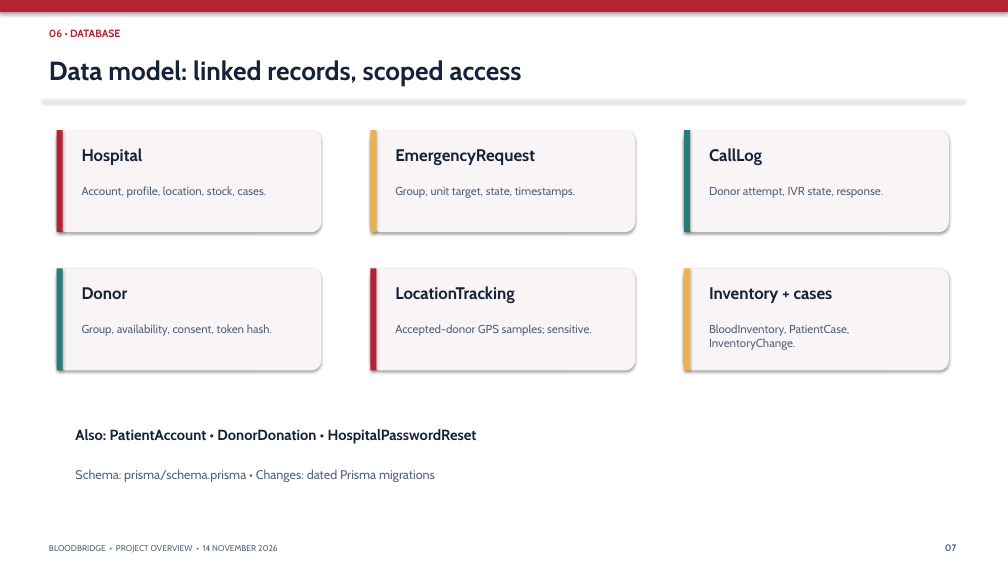
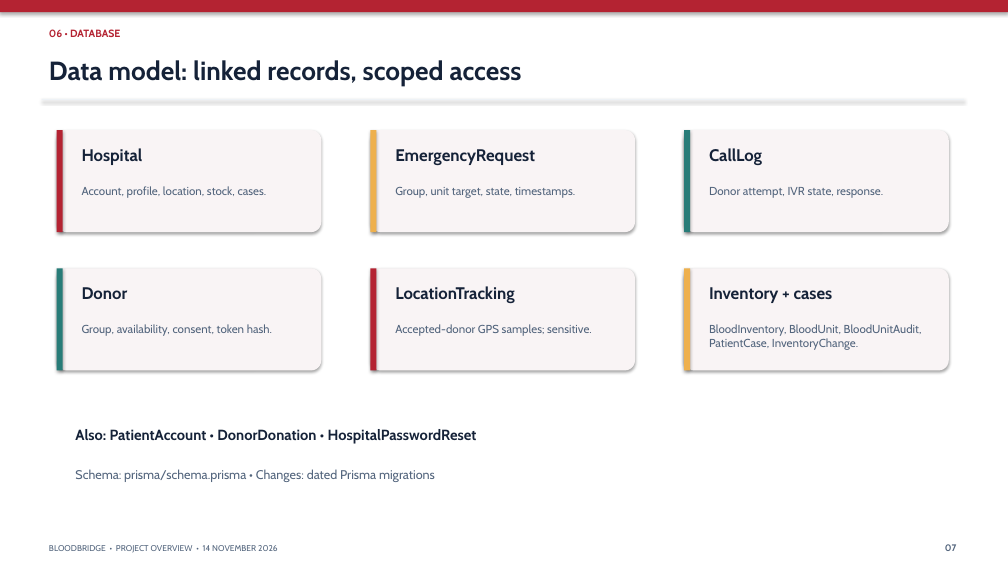
Before and after one commit to jaladanisuribabu/BloodBridgeDonor, a slide deck: slide 7 of docs/BloodBridge-Project-Presentation.pptx. Drawn at 1008x567 pixels with LibreOffice and Linux fonts; fonts in the diff are those of the drawing. Boxes give left, top, right and bottom in pixels: in the first picture for what was removed or moved away, otherwise in the second. Text is boxed around its words. In the diff, an @@ line names an element or a change of style, - is before the commit and + after.

```diff
--- a/docs/BloodBridge-Project-Presentation.pptx
+++ b/docs/BloodBridge-Project-Presentation.pptx
@@ text at [709,324,922,350]: text changed @@
-BloodInventory, PatientCase, InventoryChange.
+BloodInventory, BloodUnit, BloodUnitAudit, PatientCase, InventoryChange.
```
Also in this commit, not shown: 5 other slides changed, 1 slide added, 20 other files.
